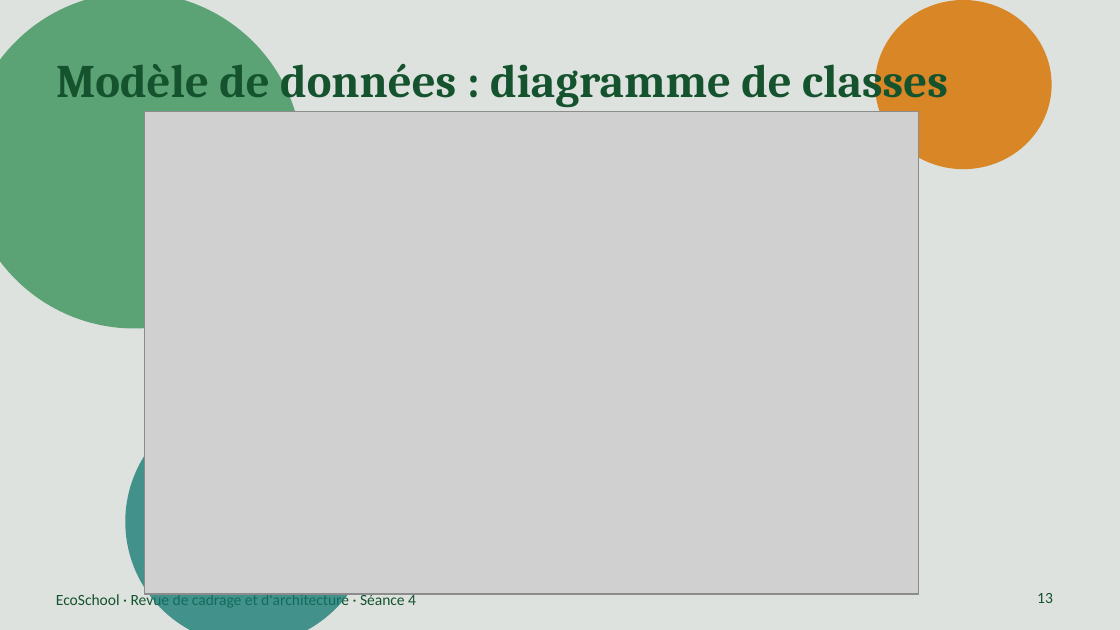
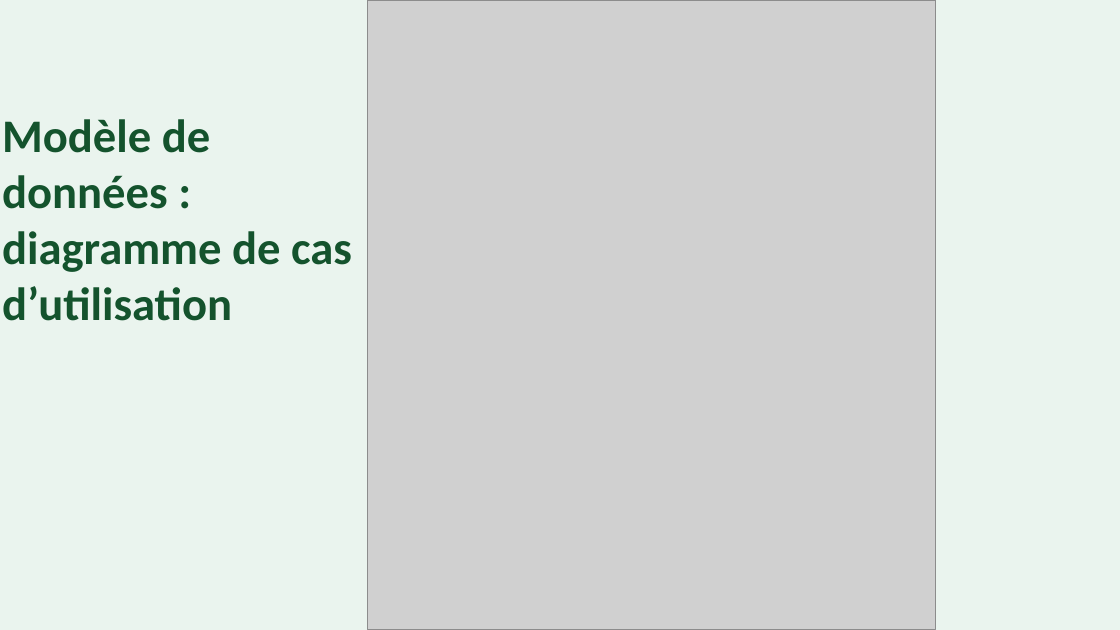
Before and after one commit to mustapha605/EcoSchool, a slide deck: slide 10 of Documentation/Presentation/EcoSchool_Presentation.pptx (slide 13 before the commit). Drawn at 1120x630 pixels with LibreOffice and Linux fonts; fonts in the diff are those of the drawing; grey boxes stand for pictures. Boxes give left, top, right and bottom in pixels: in the first picture for what was removed or moved away, otherwise in the second. Text is boxed around its words. In the diff, an @@ line names an element or a change of style, - is before the commit and + after.

```diff
--- a/Documentation/Presentation/EcoSchool_Presentation.pptx
+++ b/Documentation/Presentation/EcoSchool_Presentation.pptx
@@ background #DEE2DF to #EAF4EE @@
@@ ellipse removed at (0,0,302,328) @@
@@ picture: place and size @@
-picture at (144,112,918,595)
+picture at (367,0,935,629)
@@ ellipse removed at (875,0,1052,169) @@
@@ title removed at (56,54,948,107) @@
-Modèle de données : diagramme de classes
@@ text added at (2,119,352,321), 30 pt, text #14532D, bold @@
+Modèle de données : diagramme de cas d’utilisation
@@ ellipse removed at (125,399,372,630) @@
@@ text removed at (56,592,416,610) @@
-EcoSchool · Revue de cadrage et d'architecture · Séance 4
@@ page number removed at (1037,593,1053,603) @@
-13
```
Also in this commit, not shown: 13 other slides changed, 3 slides removed.
